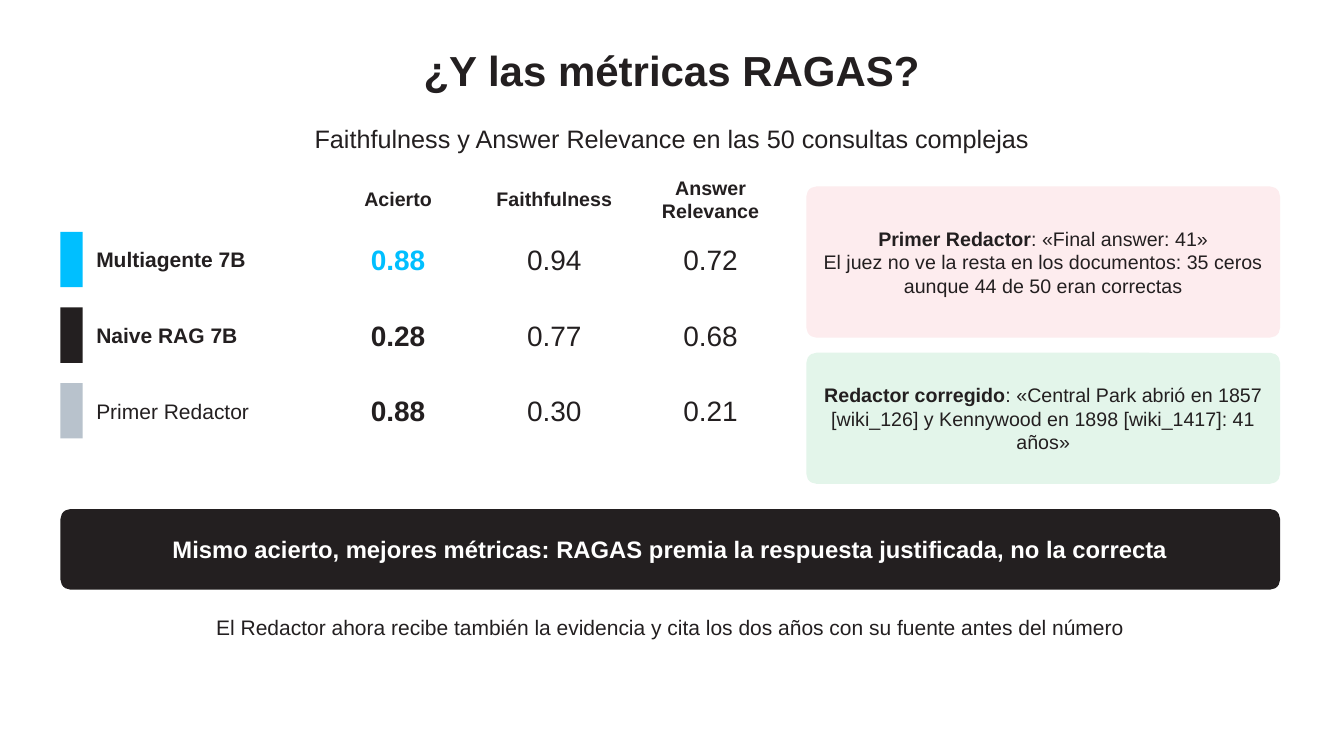
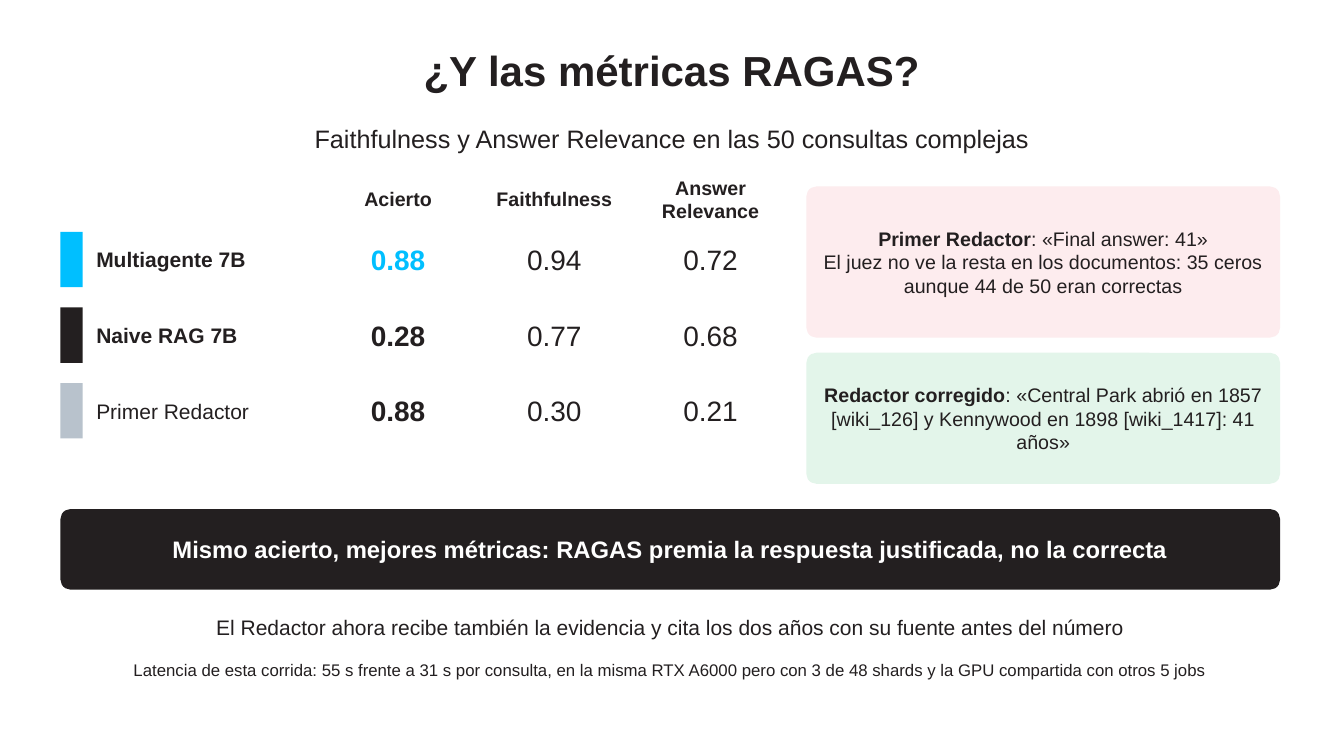
Before and after one commit to ricardoamiel/auditor-react, a slide deck: slide 62 of presentacion/Presentacion_Auditor_ReAct.pptx. Drawn at 1344x756 pixels with LibreOffice and Linux fonts; fonts in the diff are those of the drawing; background and template pictures are left out. Boxes give left, top, right and bottom in pixels: in the first picture for what was removed or moved away, otherwise in the second. Text is boxed around its words. In the diff, an @@ line names an element or a change of style, - is before the commit and + after.

Commit message:
Nota sobre la latencia de la segunda corrida

```diff
--- a/presentacion/Presentacion_Auditor_ReAct.pptx
+++ b/presentacion/Presentacion_Auditor_ReAct.pptx
@@ text added at [133,664,1205,680], 12 pt, text #231F20 @@
+Latencia de esta corrida: 55 s frente a 31 s por consulta, en la misma RTX A6000 pero con 3 de 48 shards y la GPU compartida con otros 5 jobs
```
Also in this commit, not shown: 9 other files.
